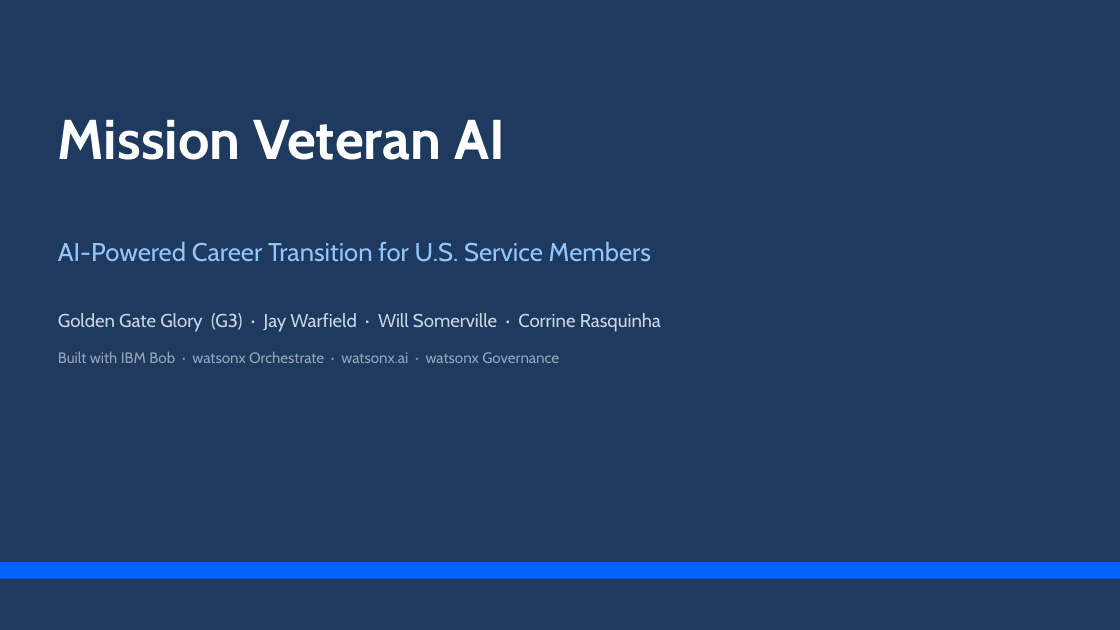
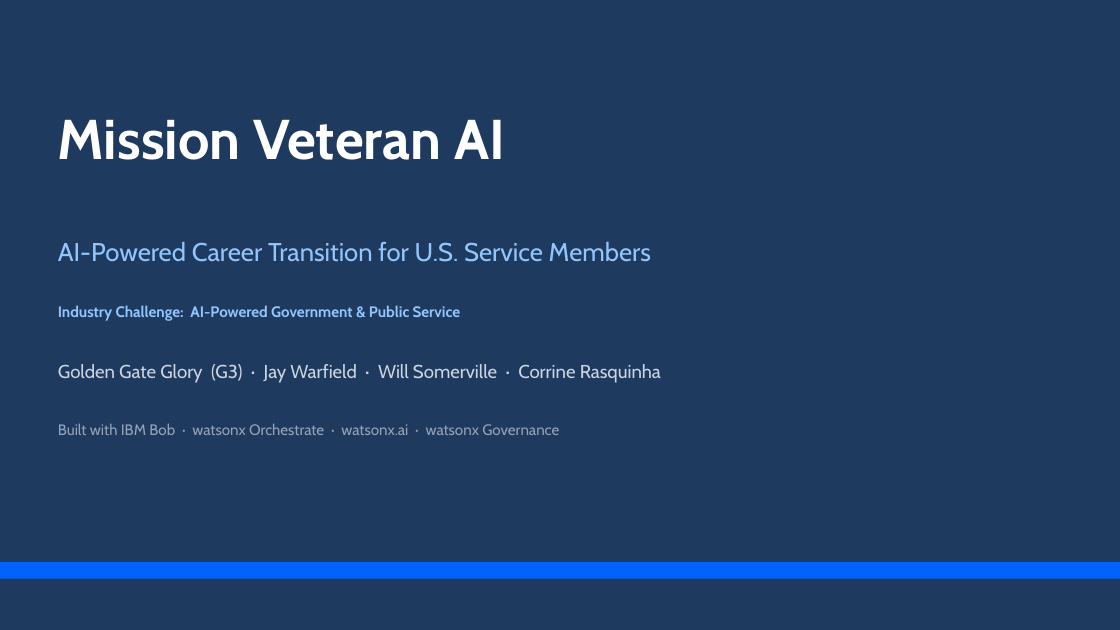
Before and after one commit to jaywarfield/golden-gate-glory, a slide deck: slide 1 of docs/images/source/mission-veteran-ai-final-presentation.pptx. Drawn at 1120x630 pixels with LibreOffice and Linux fonts; fonts in the diff are those of the drawing. Boxes give left, top, right and bottom in pixels: in the first picture for what was removed or moved away, otherwise in the second. Text is boxed around its words. In the diff, an @@ line names an element or a change of style, - is before the commit and + after.

Commit message:
Updated presentation.

```diff
--- a/docs/images/source/mission-veteran-ai-final-presentation.pptx
+++ b/docs/images/source/mission-veteran-ai-final-presentation.pptx
@@ text added at (58, 305, 460, 321), 13 pt, text #93C5FD, bold @@
+Industry Challenge: AI-Powered Government & Public Service
@@ text "Golden Gate Glory (G3) · ...": place and size @@
-text "Golden Gate Glory (G3) · ..." at (58, 313, 661, 332)
+text "Golden Gate Glory (G3) · ..." at (58, 364, 661, 383)
@@ text "Built with IBM Bob · ...": place and size @@
-text "Built with IBM Bob · ..." at (58, 351, 559, 363)
+text "Built with IBM Bob · ..." at (58, 423, 559, 435)
```
Also in this commit, not shown: 1 other file.
